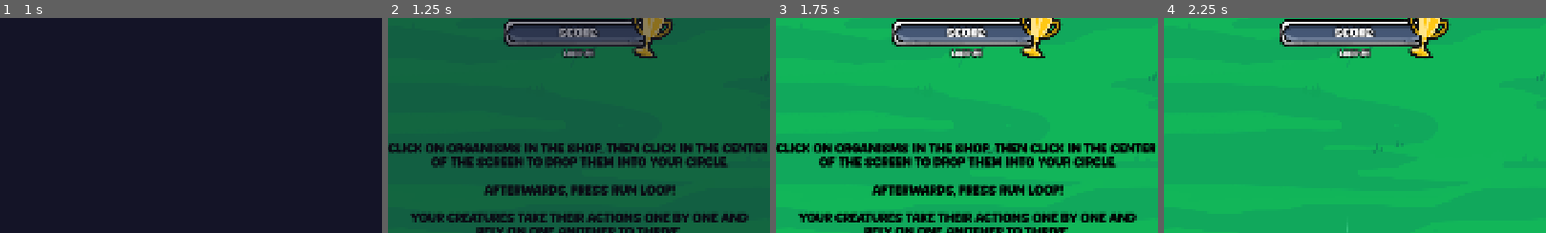
Above: before the commit, frames 1-4 (left to right).
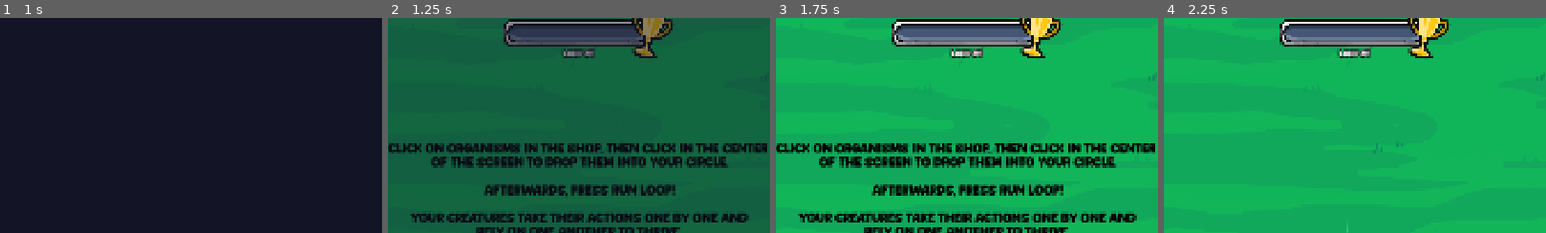
Above: after the commit, the same moments.

Repository: elliotfontaine/gmtk-2025-submission
Game: Godot game, scene res://scenes/main_menu.tscn
Same seed, same stepped clock (60 frames per second), same inputs: the game is played once before the commit and once after it. The engine's default icon, where the game draws it, is replaced by a stand-in: a white triangle on a blue panel in a dark square.
Inputs (mouse positions are % of the whole screen's width and height, from its top left):
- Up to frame 1 (1 s): click "play" at 0.5 s
- Up to frame 2 (1.25 s): no input
- Up to frame 3 (1.75 s): tap Enter at 1.25 s; move the mouse to (72, 45) at 1.27 s; hold D from 1.28 s (still down); hold Shift from 1.28 s (still down); click (72, 45) at 1.42 s
- Up to frame 4 (2.25 s): release D at 2 s; release Shift at 2 s; click (8, 48) at 2 s
The pictures show only the part of the screen within x 38-88%, y 4-54%; the shares and areas given below are measured in that part.

Frame 1 is identical in both runs. In frame 2, 0.4% of the frame differs, in the area x 44-55%, y 4-9%; in frame 3, 0.5%, in the area x 44-56%, y 3-9%; in frame 4, 0.5%.

Commit message:
better score lerp

Diff:
--- a/scenes/score_bar_container.gd
+++ b/scenes/score_bar_container.gd
@@ -11,7 +11,7 @@
 		score_target = val
 		_update_display()
 
-var score_display :float
+var score_display :float = 0.0
 
 @onready var progress_bar_score: ProgressBar = %ProgressBarScore
 @onready var label_score: Label = %LabelScore
@@ -32,8 +32,12 @@
 func _process(delta: float) -> void:
 	if score_display != score_current:
 
-		#score_display = score_current
-		score_display = lerp(score_display, float(score_current), 5.0 * delta)
+		var lerp_speed :float
+		if score_display < score_current:
+			lerp_speed = 2.0
+		else:
+			lerp_speed = 6.0
+		score_display = lerp(score_display, float(score_current), lerp_speed * delta)
 
 		label_score.text = "SCORE: %s / %s" % [int(score_display), score_target]
 		progress_bar_score.value = int(score_display)
--- a/scenes/world.tscn
+++ b/scenes/world.tscn
@@ -263,7 +263,6 @@
 theme_override_colors/font_outline_color = Color(0, 0, 0, 1)
 theme_override_constants/outline_size = 9
 theme_override_font_sizes/font_size = 30
-text = "SCORE:"
 horizontal_alignment = 1
 vertical_alignment = 1
 
